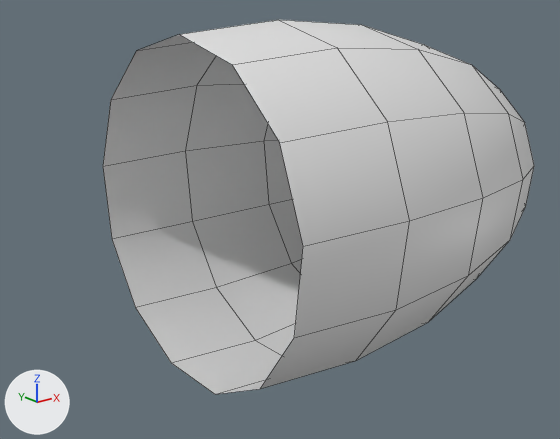
Before and after pictures for a commit that changed the FBX model hip/M_Dust.fbx.
Rendered twice from a 50 mm camera at (-2.66, -3.34, 1.22) aimed at (0.14, 0.16, -0.18). Lighting does not change. The marker at lower left points along +X, +Y and +Z. Mesh edges are drawn as thin lines. Where no turn or scale is listed for an object, it has been applied to the vertices.

Script lines for the objects in view, before the commit:
```python
me_facet4 = bpy.data.meshes.new('facet4')
me_facet4.from_pydata(...)  # 79 vertices, 78 faces; spans x -0.62..2.0, y -0.99..0.99, z -0.97..1.0
ob_facet4 = bpy.data.objects.new('facet4', me_facet4)
ob_facet4.location = (0.0, 0.0, 0.0)
```
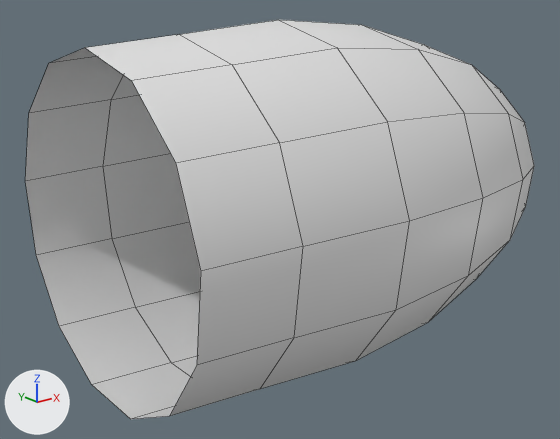
Boxes (x1, y1, x2, y2) around the edits, measured in the pictures (560 x 439 px):
'facet4', reshaped (18% wider, 7% taller)
    before: (103, 20, 534, 394)
    after: (25, 20, 534, 419)
part 1 of me_facet4, added
    after: (25, 34, 303, 419)

The change in detail:
me_facet4 is used by ob_facet4; location (0.0, 0.0, 0.0).
me_facet4 had 79 vertices, 78 faces and spanned x -0.62..2.0, y -0.99..0.99, z -0.97..1.0.
me_facet4 now has 92 vertices, 91 faces and spans x -1.12..2.0, y -0.99..0.99, z -0.97..1.0.
Part 1, on me_facet4:
13 vertices are added at x -1.12, y -0.91..0.91, z -0.89..0.91.
13 new faces join them.
